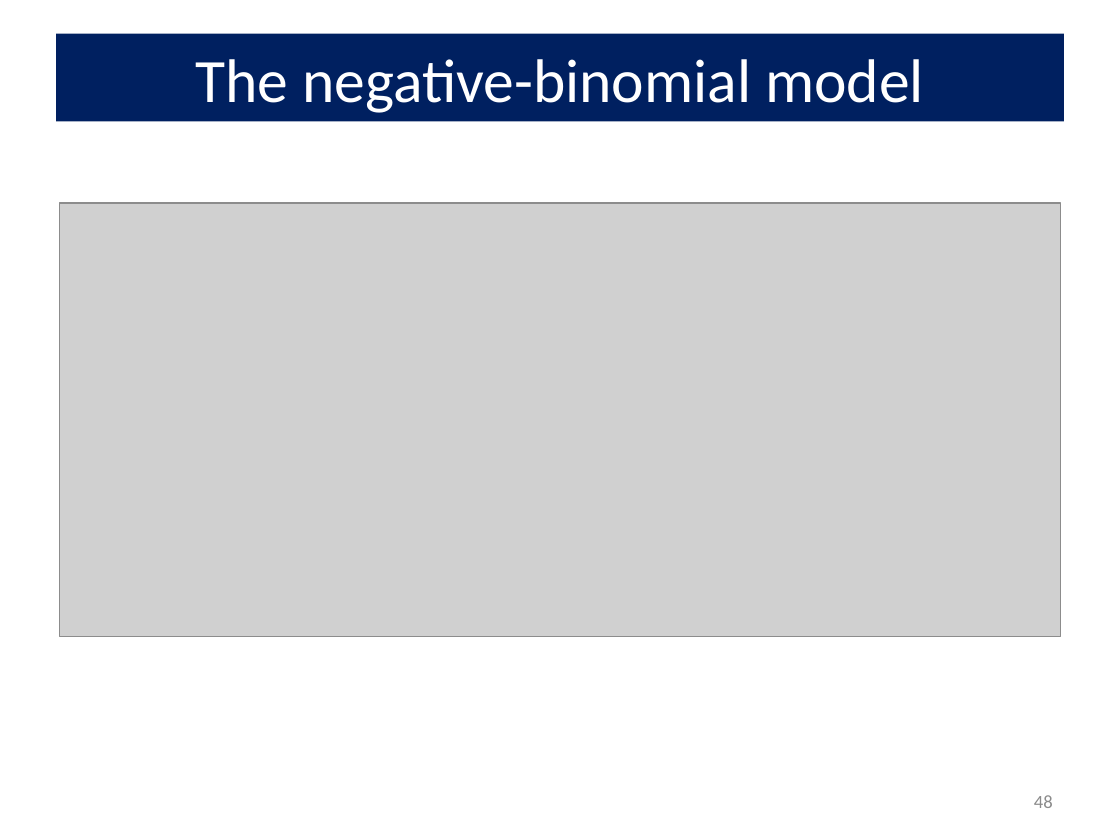
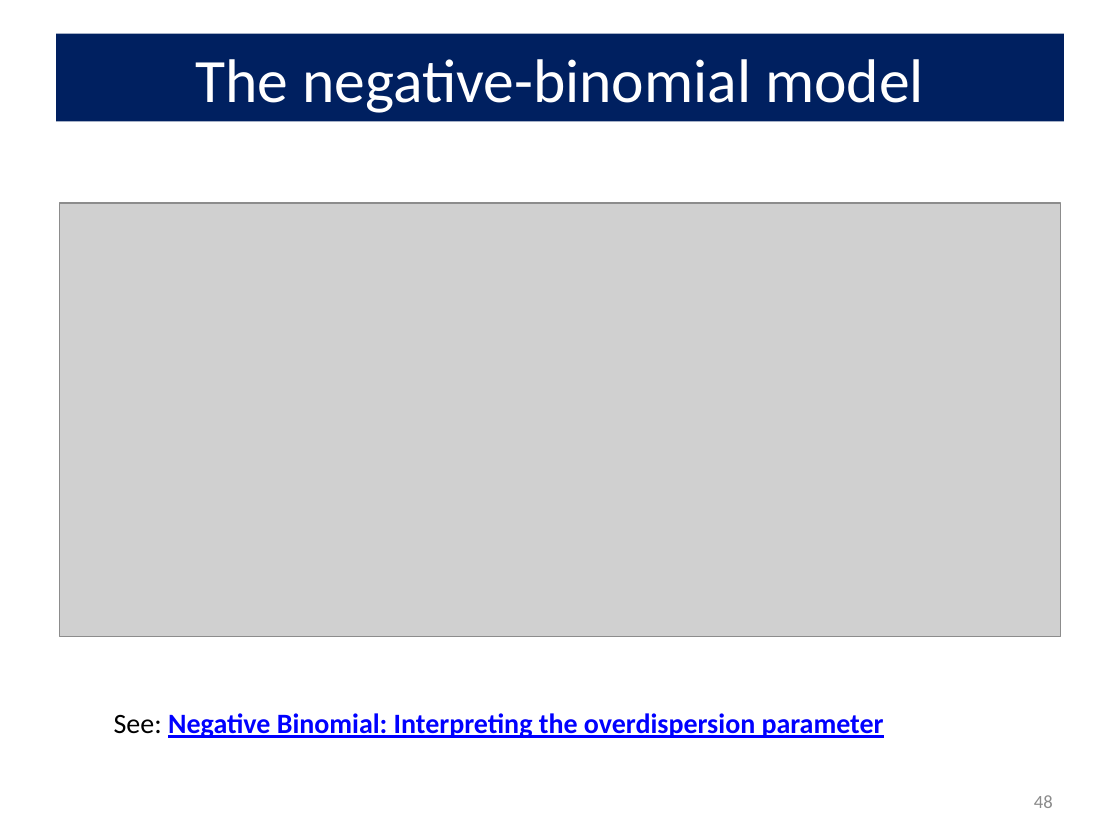
Before and after one commit to friendly/psy6136, a slide deck: slide 48 of docs/lectures/09-CountData.pptx. Drawn at 1120x840 pixels with LibreOffice and Linux fonts; fonts in the diff are those of the drawing; grey boxes stand for pictures. Boxes give left, top, right and bottom in pixels: in the first picture for what was removed or moved away, otherwise in the second. Text is boxed around its words. In the diff, an @@ line names an element or a change of style, - is before the commit and + after.

```diff
--- a/docs/lectures/09-CountData.pptx
+++ b/docs/lectures/09-CountData.pptx
@@ text added at bbox=[114, 713, 884, 738], 18 pt, text #0000FF, bold, underline @@
+See: Negative Binomial: Interpreting the overdispersion parameter
```
Also in this commit, not shown: 7 other slides changed, 10 other files.
